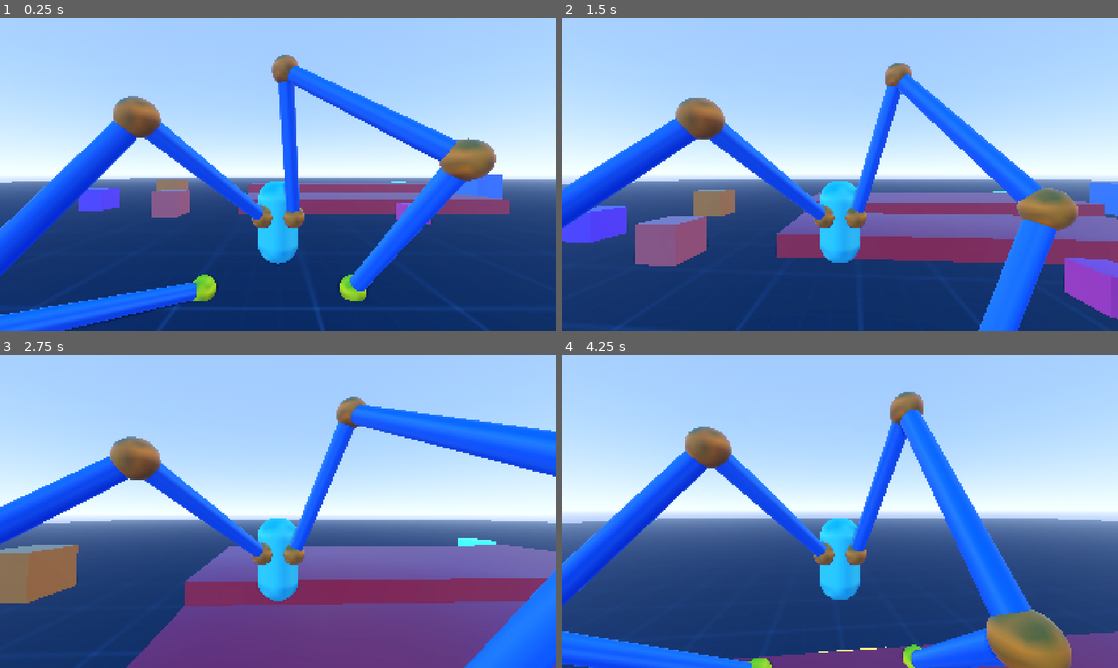
Above: before the commit, frames 1-4 (two rows, left to right).
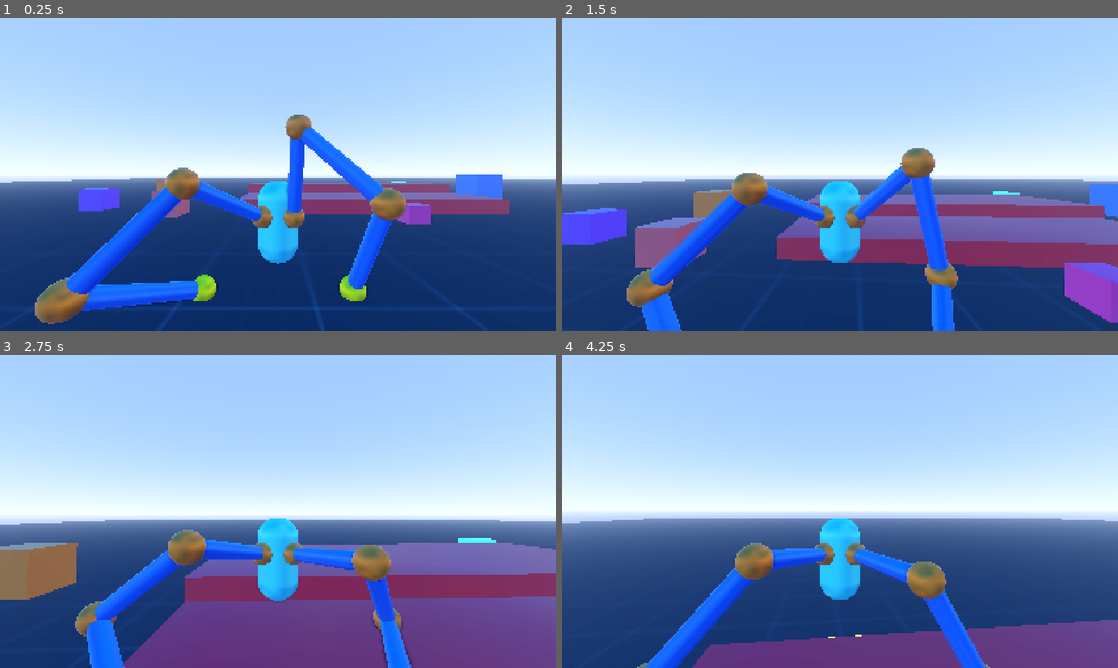
Above: after the commit, the same moments.

Repository: lliamsymonds04/doc-oc
Game: Godot game, scene res://main.tscn
The game is run twice, just before and just after one commit, with the same random seed, the same clock (stepped at 60 frames per second) and the same inputs.
Inputs (mouse positions are in pixels of both pictures, inside the frame that each line leads up to):
- Up to frame 1 (0.25 s): no input
- Up to frame 2 (1.5 s): move the mouse to (867, 174) at 0.52 s; hold W (forward) from 0.53 s (still down); tap Space (jump) at 0.77 s; move the mouse to (812, 174) at 1.27 s
- Up to frame 3 (2.75 s): keep holding W (forward); tap Space (jump) at 1.52 s; move the mouse to (289, 505) at 2.02 s
- Up to frame 4 (4.25 s): keep holding W (forward); move the mouse to (834, 517) at 2.77 s; tap Space (jump) at 3.02, 3.77 s; move the mouse to (878, 514) at 3.52 s

The runs differ from the first frame. In frame 1, 20% of the frame differs, in the area x 0-90%, y 11-100%; in frame 2, 21%; in frame 3, 21%; in frame 4, 23%, in the area x 0-100%, y 11-100%.

Commit message:
feat: basic step logic using sine for arch

Diff:
--- a/systems/inverse_kinematics/basic_arm.gd
+++ b/systems/inverse_kinematics/basic_arm.gd
@@ -7,9 +7,11 @@
 ## solve() re-anchors the root at the local origin.
 
 @export var num_limbs: int = 3
-@export var limb_length: float = 3.0
+@export var limb_length: float = 2.0
 @export var limb_radius: float = 0.15
 @export var joint_radius: float = 0.25
+@export var step_duration: float = 0.8
+@export var lift_height: float = 0.8
 
 const GROUNDED_DISTANCE_CHECK: float = 0.2
 
@@ -18,6 +20,11 @@
 var pole: Node3D
 var anchor: Node3D
 
+## state
+var is_stepping = false
+var step_start: Vector3
+var step_end: Vector3
+var step_progress: float = 0.0
 
 var solver: FabrikSolver
 var limb_meshes: Array[MeshInstance3D] = []
@@ -41,6 +48,23 @@
 	var target_pos := to_local(target_node.global_position)
 	var distance := (end_effector - target_pos).length()
 	return distance <= GROUNDED_DISTANCE_CHECK
+
+func start_step(to: Vector3) -> void:
+	is_stepping = true
+	step_start = target_node.global_position
+	step_end = to
+	step_progress = 0.0
+
+func advance_step(dt: float) -> void:
+	step_progress = minf((step_progress + dt)/step_duration, 1.0)
+	var base := step_start.lerp(step_end, step_progress)
+	var height := lift_height * sin(step_progress * PI)
+	var step_pos = base + Vector3.UP * height
+	target_node.global_position = step_pos
+	target = to_local(step_pos)
+
+	if step_progress >= 1.0:
+		is_stepping = false
 
 
 #private methods
--- a/systems/inverse_kinematics/basic_arm.tscn
+++ /dev/null
@@ -1,6 +0,0 @@
-[gd_scene format=3 uid="uid://ct2d2gxanm174"]
-
-[ext_resource type="Script" uid="uid://cmsw5r4tppt3e" path="res://systems/inverse_kinematics/basic_arm.gd" id="1_basic"]
-
-[node name="BasicArm" type="Node3D" unique_id=2104027408]
-script = ExtResource("1_basic")
--- a/systems/player/player_controller.gd
+++ b/systems/player/player_controller.gd
@@ -85,23 +85,26 @@
 		velocity.z = move_toward(velocity.z, 0, speed * dt)
 
 	_update_body_y_offset(dt)
-	_update_arms()
+	_update_arms(dt)
 
 	move_and_slide()
 
-func _update_arms() -> void:
+func _update_arms(dt: float) -> void:
 	for arm in arms:
 		var target_pos := arm.target_node.global_position
 		var anchor_pos := arm.anchor.global_position
 		var desired: Vector3 = target_pos
 
+		if arm.is_stepping:
+			arm.advance_step(dt)
+			continue
+
 		var hit = _surface_hit(anchor_pos)
 		if hit is Vector3:
 			var hit_pos := hit as Vector3
-			var target_displacement := hit_pos - target_pos
+			var target_displacement:= hit_pos - target_pos
 			if target_displacement.length() > max_target_displacement:
-				desired = hit_pos
-				arm.target_node.global_position = hit_pos
+				arm.start_step(hit_pos)
 
 		arm.target = arm.to_local(desired)
 
